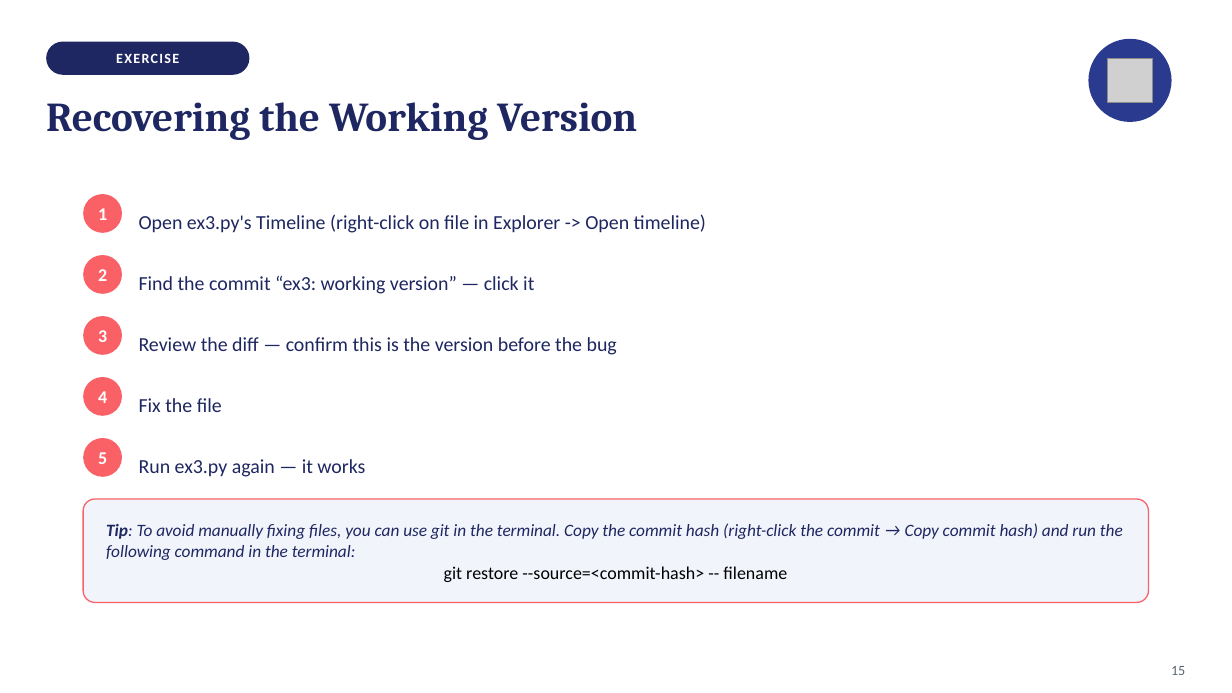
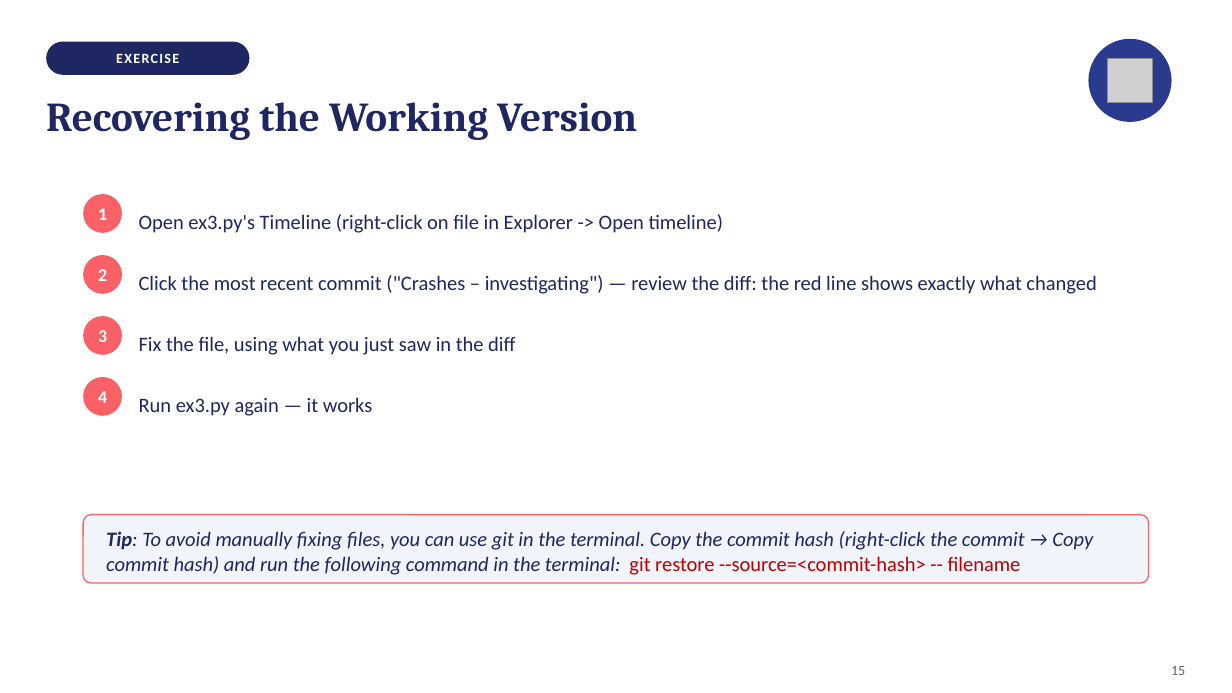
Before and after one commit to isabelhovdahl/TECH2, a slide deck: slide 15 of workshops/week02/git_slides.pptx. Drawn at 1232x693 pixels with LibreOffice and Linux fonts; fonts in the diff are those of the drawing; grey boxes stand for pictures. Boxes give left, top, right and bottom in pixels: in the first picture for what was removed or moved away, otherwise in the second. Text is boxed around its words. In the diff, an @@ line names an element or a change of style, - is before the commit and + after.

```diff
--- a/workshops/week02/git_slides.pptx
+++ b/workshops/week02/git_slides.pptx
@@ text "Open ex3.py's Timeline (right-click on ..." at bbox=[139, 214, 723, 233]: size 15.5 to 16 pt @@
@@ text at bbox=[139, 275, 1096, 294]: text changed; size 15.5 to 16 pt @@
-Find the commit “ex3: working version” — click it
+Click the most recent commit ("Crashes – investigating") — review the diff: the red line shows exactly what changed
@@ text at bbox=[139, 336, 515, 355]: text changed; size 15.5 to 16 pt @@
-Review the diff — confirm this is the version before the bug
+Fix the file, using what you just saw in the diff
@@ text "Run ex3.py again — it ..." at bbox=[139, 397, 372, 416]: size 15.5 to 16 pt @@
@@ text "Run ex3.py again — it ...": place and size @@
-text "Run ex3.py again — it ..." at bbox=[139, 459, 365, 477]
+text "Run ex3.py again — it ..." at bbox=[139, 397, 372, 416]
@@ text removed at bbox=[139, 398, 222, 412] @@
-Fix the file
@@ ellipse removed at bbox=[83, 438, 122, 477] @@
@@ text removed at bbox=[98, 452, 107, 464] @@
-5
@@ rounded rectangle: place and size @@
-rounded rectangle at bbox=[83, 499, 1149, 603]
+rounded rectangle at bbox=[83, 515, 1149, 583]
@@ text at bbox=[106, 531, 1093, 575]: text changed; size 13.5 to 16 pt @@
-Tip: To avoid manually fixing files, you can use git in the terminal. Copy the commit hash (right-click the commit → Copy commit hash) and run the following command in the terminal:
-git restore --source=<commit-hash> -- filename
+Tip: To avoid manually fixing files, you can use git in the terminal. Copy the commit hash (right-click the commit → Copy commit hash) and run the following command in the terminal: git restore --source=<commit-hash> -- filename
```
Also in this commit, not shown: 12 other slides changed, 1 other file.
